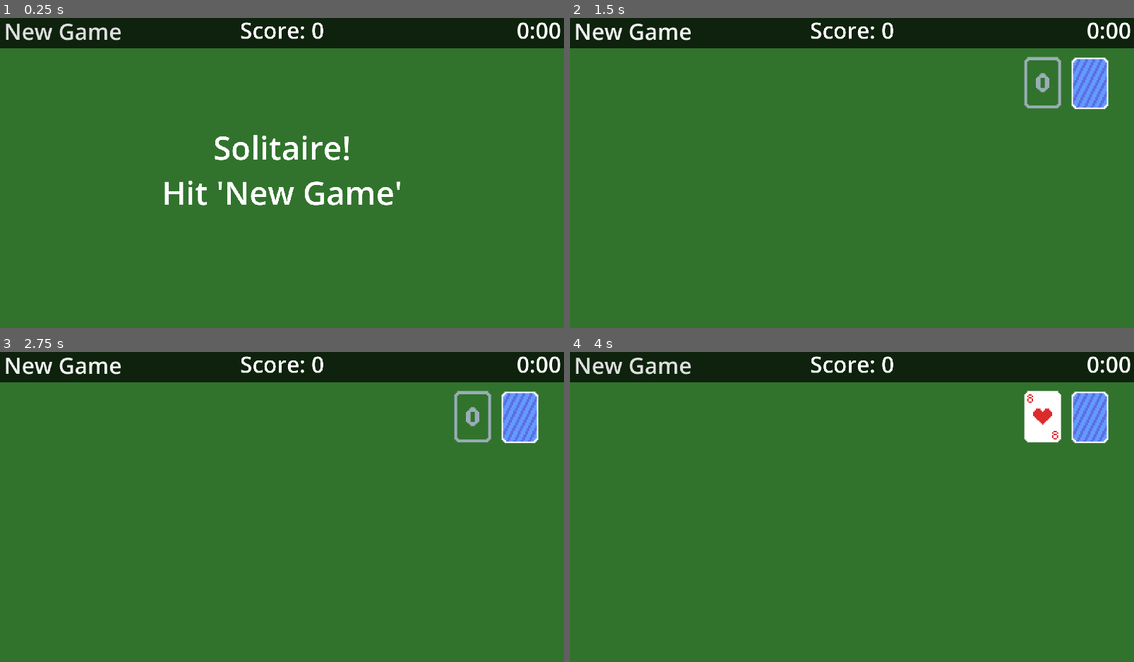
Above: before the commit, frames 1-4 (two rows, left to right).
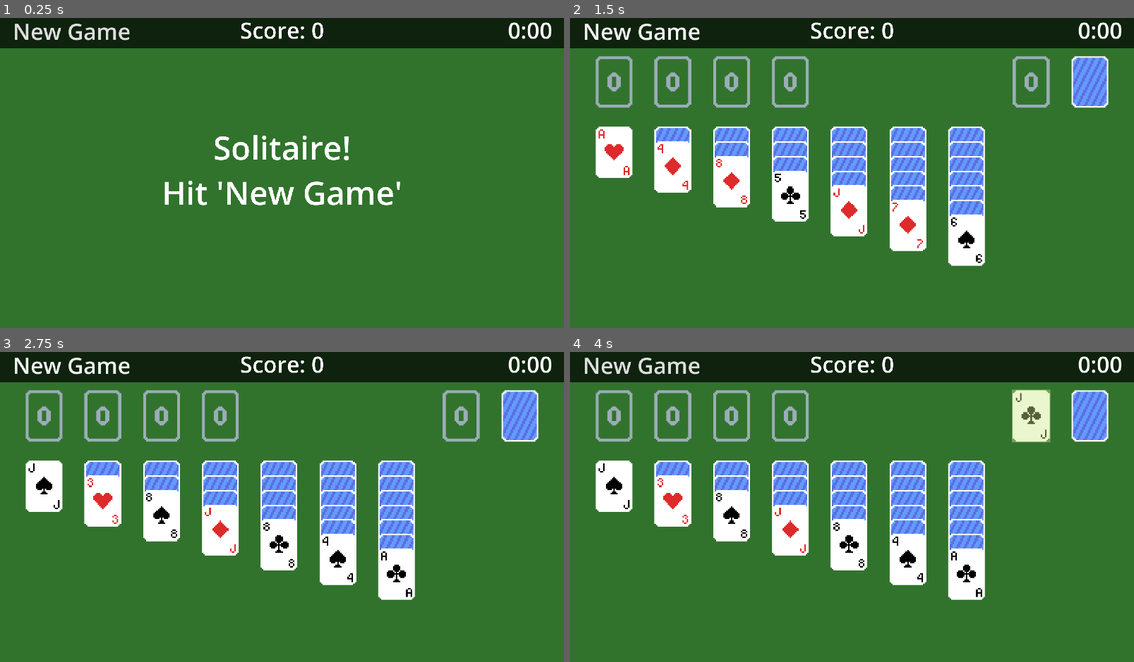
Above: after the commit, the same moments.

Repository: Pradoxzon/Solitaire
Game: Godot game, scene res://main.tscn
Same seed, same stepped clock (60 frames per second), same inputs: the game is played once before the commit and once after it.
Inputs (mouse positions are in pixels of both pictures, inside the frame that each line leads up to):
- Up to frame 1 (0.25 s): no input
- Up to frame 2 (1.5 s): click "New Game" at 0.5 s; click "New Game" at 1.25 s
- Up to frame 3 (2.75 s): click "New Game" at 2 s
- Up to frame 4 (4 s): tap Enter at 2.75 s; move the mouse to (1088, 417) at 2.77 s; press the mouse at (1088, 417) at 2.78 s; tap Space at 3.5 s; move the mouse to (1043, 417) at 3.52 s; release the mouse at (1043, 417) at 3.53 s; click (1043, 417) at 3.6 s

The runs differ from the first frame. In frame 1, 0.9% of the frame differs, in the area x 1-100%, y 1-8%; in frame 2, 18%; in frame 3, 18%; in frame 4, 18%, in the area x 1-100%, y 1-80%.

Commit message:
Base working version

Diff:
--- a/card.gd
+++ b/card.gd
@@ -9,6 +9,8 @@
 
 var front_texture: Texture2D
 var showing_front: bool = false
+var check_input: bool = false
+var mouse_inside: bool = false
 
 
 # Called when the node enters the scene tree for the first time.
@@ -17,6 +19,14 @@
 	$Front.texture = front_texture
 	$Front.visible = showing_front
 	$Back.visible = not showing_front
+	$SelectedIndicator.visible = false
+
+
+func _input(event: InputEvent) -> void:
+	if check_input and mouse_inside and event.is_action_pressed("click"):
+#		print("Card: ", self, " ate an input event")
+		card_clicked.emit(self)
+		get_viewport().set_input_as_handled()
 
 
 func get_card() -> Card:
@@ -35,6 +45,10 @@
 		flip()
 
 
+func checks_input(card_checks_input: bool) -> void:
+	check_input = card_checks_input
+
+
 func is_red() -> bool:
 	return suite in ["Diamonds", "Hearts"]
 
@@ -43,12 +57,25 @@
 	return suite in ["Clubs", "Spades"]
 
 
+func selected(is_selected: bool) -> void:
+	$SelectedIndicator.visible = is_selected
+
+
 func _to_string() -> String:
 	return suite + "-" + card_num
 
 
-func _on_input_event(_viewport, event, _shape_idx) -> void:
-	#print("Card: " + suite + "-" + card_num + " Encountered iput event: " + event.get_class())
-	if event.is_action_pressed("click"):
-		#print("Card: " + suite + "-" + card_num + " detected a click.")
-		card_clicked.emit(self)
+#func _on_input_event(_viewport, event, _shape_idx) -> void:
+#	#print("Card: " + suite + "-" + card_num + " Encountered iput event: " + event.get_class())
+#	if event.is_action_pressed("click"):
+#		print("Card: ", self, " detected a click.")
+#		card_clicked.emit(self)
+#		get_viewport().set_input_as_handled()
+
+
+func _on_mouse_entered() -> void:
+	mouse_inside = true
+
+
+func _on_mouse_exited() -> void:
+	mouse_inside = false
--- a/card.tscn
+++ b/card.tscn
@@ -21,4 +21,21 @@
 position = Vector2(-1.90735e-07, 2.28882e-06)
 shape = SubResource("RectangleShape2D_qdyao")
 
-[connection signal="input_event" from="." to="." method="_on_input_event"]
+[node name="SelectedIndicator" type="ColorRect" parent="."]
+visible = false
+anchors_preset = 8
+anchor_left = 0.5
+anchor_top = 0.5
+anchor_right = 0.5
+anchor_bottom = 0.5
+offset_left = -13.0
+offset_top = -18.0
+offset_right = 13.0
+offset_bottom = 18.0
+grow_horizontal = 2
+grow_vertical = 2
+size_flags_horizontal = 4
+color = Color(0.803922, 0.909804, 0.529412, 0.415686)
+
+[connection signal="mouse_entered" from="." to="." method="_on_mouse_entered"]
+[connection signal="mouse_exited" from="." to="." method="_on_mouse_exited"]
--- a/deck.gd
+++ b/deck.gd
@@ -22,7 +22,7 @@
 func create_cards() -> void:
 	for suite in CardSuites.Suites:
 		for card_num in CardSuites.CardNums:
-			var card = card_node.instantiate()
+			var card: Card = card_node.instantiate()
 			card.suite = suite
 			card.card_num = card_num
 			card.connect("card_clicked", _on_card_clicked)
@@ -42,7 +42,7 @@
 func shuffle() -> Array[Card]:
 	randomize()
 	var all_card_nodes = get_tree().get_nodes_in_group("cards")
-	var all_cards: Array[Card]
+	var all_cards: Array[Card] = []
 	for node in all_card_nodes:
 		all_cards.append(node.get_card())
 	all_cards.shuffle()
@@ -53,19 +53,24 @@
 	get_tree().call_group("cards", "reset_card")
 
 
-func display() -> void:
-	var x = 100
-	var y = 100
-	var row_count = 0
-	for card in shuffle():
-		card.position = Vector2(x, y)
-		x += 150
-		row_count += 1
-		if row_count >= 13:
-			x = 100
-			y += 200
-			row_count = 0
+func display_on_top(card: Card) -> void:
+	remove_child(card)
+	add_child(card)
 
 
-func _on_card_clicked(card) -> void:
+#func display() -> void:
+#	var x = 100
+#	var y = 100
+#	var row_count = 0
+#	for card in shuffle():
+#		card.position = Vector2(x, y)
+#		x += 150
+#		row_count += 1
+#		if row_count >= 13:
+#			x = 100
+#			y += 200
+#			row_count = 0
+
+
+func _on_card_clicked(card: Card) -> void:
 	card_clicked.emit(card)
--- /dev/null
+++ b/foundation.gd
@@ -0,0 +1,62 @@
+class_name Foundation
+extends Area2D
+
+
+signal foundation_clicked(foundation: Foundation)
+
+var cards: Array[Card] = []
+
+
+# Called when the node enters the scene tree for the first time.
+func _ready() -> void:
+	pass # Replace with function body.
+
+
+func reset_cards() -> void:
+	cards.clear()
+
+
+func try_add_card(card: Card) -> bool:
+	if not card.showing_front or is_full():
+#		print("Cant add to foundation :: ", card.showing_front, " :: ", is_full())
+		return false
+	if is_empty() and card.card_num == CardSuites.CardNums[0]:
+		cards.append(card)
+		card.position = get_global_pos()
+		card.move_to_front()
+		return true
+	elif not is_empty() and card.card_num == get_next_card_num() and card.suite == cards[0].suite:
+		cards[0].visible = false
+		cards.append(card)
+		card.position = get_global_pos()
+		card.move_to_front()
+		return true
+	print("Can't add to foundation :: card - ", card.to_string(), " :: next - ", get_next_card_num())
+	return false
+
+
+func is_empty() -> bool:
+	return cards.size() <= 0
+
+
+func is_full() -> bool:
+	return cards.size() == CardSuites.CardNums.size() and cards.back().card_num == CardSuites.CardNums.back()
+
+
+func get_next_card_num() -> String:
+	if is_empty():
+		return CardSuites.CardNums[0]
+	elif is_full():
+		return ""
+	else:
+		var current_index: int = CardSuites.CardNums.find(cards.back().card_num)
+		return CardSuites.CardNums[min(current_index + 1, CardSuites.CardNums.size() - 1)]
+
+
+func get_global_pos() -> Vector2:
+	return get_parent().position + self.position
+
+
+func _on_input_event(_viewport: Node, event: InputEvent, _shape_idx: int) -> void:
+	if event.is_action_pressed("click"):
+		foundation_clicked.emit(self)
--- /dev/null
+++ b/foundation.tscn
@@ -0,0 +1,20 @@
+[gd_scene load_steps=4 format=3 uid="uid://c4n7gt55mkvrv"]
+
+[ext_resource type="Script" path="res://foundation.gd" id="1_35tm6"]
+[ext_resource type="Texture2D" uid="uid://bcuf1lj8j5f0q" path="res://Art/CardOutline.png" id="1_l26a8"]
+
+[sub_resource type="RectangleShape2D" id="RectangleShape2D_jxlyi"]
+size = Vector2(25.2, 35.2)
+
+[node name="Foundation" type="Area2D"]
+scale = Vector2(5, 5)
+script = ExtResource("1_35tm6")
+
+[node name="CardOutline" type="Sprite2D" parent="."]
+texture = ExtResource("1_l26a8")
+
+[node name="Hitbox" type="CollisionShape2D" parent="."]
+position = Vector2(2.86102e-07, 2.28882e-06)
+shape = SubResource("RectangleShape2D_jxlyi")
+
+[connection signal="input_event" from="." to="." method="_on_input_event"]
--- a/main.gd
+++ b/main.gd
@@ -1,43 +1,143 @@
 extends Node
+
+
+@export var stock_pile: Stock
+@export var talon_pile: Talon
+@export var foundations: Array[Foundation]
+@export var tableau_piles: Array[TableauPile]
+
+var is_talon_selected: bool
+var selected_tableau: TableauPile = null
 
 
 # Called when the node enters the scene tree for the first time.
 func _ready():
-	$StockPile.visible = false
-	$TalonPile.visible = false
+	stock_pile.visible = false
+	talon_pile.visible = false
+	is_talon_selected = false
+	for f in foundations:
+		f.visible = false
+	for t in tableau_piles:
+		t.visible = false
+	$Title.text = "Solitaire!\nHit 'New Game'"
 
 
 func _on_new_game():
 	$Title.visible = false
-	$StockPile.visible = true
-	$TalonPile.visible = true
+	stock_pile.visible = true
+	stock_pile.reset_cards()
+	talon_pile.visible = true
+	for f in foundations:
+		f.visible = true
+		f.reset_cards()
+	for t in tableau_piles:
+		t.reset_cards()
 	$Deck.reset_cards()
 	$Deck.show_cards()
-	$StockPile.add_cards($Deck.shuffle())
+	var cards: Array[Card] = $Deck.shuffle()
+	for i in range(tableau_piles.size()):
+		for j in range(i, tableau_piles.size()):
+			tableau_piles[j].add_card(cards.pop_front())
+	for t in tableau_piles:
+		t.visible = true
+		t.show_last_card()
+	stock_pile.add_cards(cards)
 
 
-func _on_game_over():
+func game_over():
+	$Title.text = "Congratulations,\nYou Won!"
 	$Title.visible = true
-	$StockPile.visible = false
-	$TalonPile.visible = false
+	stock_pile.visible = false
+	talon_pile.visible = false
+	for f in foundations:
+		f.visible = false
+	for t in tableau_piles:
+		t.visible = false
 	$Deck.hide_cards()
 
 
-func _on_deck_card_clicked(card: Card):
-	pass
-#	card.flip()
-#	print(
-#		"Main :: Detected a card click :: ", card.suite, "-", card.card_num,
-#		" :: is red? ", card.is_red(), " :: is black? ", card.is_black(),
-#		" :: showing front? ", card.showing_front)
+func check_game_over():
+	for f in foundations:
+		if not f.is_full():
+			return
+	if not stock_pile.is_empty() and talon_pile.is_empty():
+		return
+	game_over()
+
+
+func reset_talon_selection() -> void:
+	is_talon_selected = false
+	talon_pile.show_selected_card(false)
+
+
+func reset_tableau_selection() -> void:
+	if selected_tableau != null:
+		selected_tableau.deselect_cards()
+		selected_tableau = null
 
 
 func _on_stock_pile_clicked() -> void:
-	if not $StockPile.is_empty():
-		$TalonPile.add_cards($StockPile.draw())
+	reset_talon_selection()
+	reset_tableau_selection()
+	if not stock_pile.is_empty():
+		talon_pile.add_cards(stock_pile.draw())
 	else:
-		$StockPile.add_cards($TalonPile.pop_all_cards())
+		stock_pile.add_cards(talon_pile.pop_all_cards())
 
 
 func _on_talon_pile_clicked() -> void:
-	print("Talon pile clicked.")
+	reset_tableau_selection()
+	if not talon_pile.is_empty():
+		is_talon_selected = true
+		talon_pile.show_selected_card(true)
+
+
+func _on_foundation_clicked(foundation: Foundation) -> void:
+	if not is_talon_selected and selected_tableau == null:
+		return
+	elif is_talon_selected:
+		reset_talon_selection()
+		if foundation.try_add_card(talon_pile.get_last_card()):
+			talon_pile.pop_last_card()
+			check_game_over()
+	elif selected_tableau != null and selected_tableau.is_back_card_selected():
+		var card: Card = selected_tableau.get_selected_cards()[0]
+		if foundation.try_add_card(card):
+			selected_tableau.pop_selected_cards(false)
+			check_game_over()
+	reset_tableau_selection()
+
+
+
+
+func _on_tableau_pile_clicked(tableau_pile: TableauPile) -> void:
+#	print("Tableau pile clicked :: ", tableau_pile.name, " :: ", tableau_pile.get_selected_cards(), " :: ", tableau_pile.is_back_card_selected())
+	var is_last_card: bool = tableau_pile.is_back_card_selected()
+	var has_selected_cards: bool = tableau_pile.has_selected_cards()
+	if is_talon_selected:
+		reset_talon_selection()
+		tableau_pile.deselect_cards()
+		if (is_last_card or tableau_pile.is_empty()) and tableau_pile.is_valid_next_card(talon_pile.get_last_card()):
+			tableau_pile.add_card(talon_pile.pop_last_card())
+	# X 1. No other selection, flipped card -> no new selection
+	# X 2. No other selection, clicked faceup cards -> new selection
+	# X 3. Other selection, flipped card -> reset selection, no new selection
+	# X 4. Other selection, clicked faceup cards -> check for move or replace selection
+	elif selected_tableau == tableau_pile:
+		reset_tableau_selection()
+	elif not has_selected_cards:
+		if tableau_pile.is_empty() and selected_tableau != null:
+			if tableau_pile.try_add_cards(selected_tableau.get_selected_cards()):
+				selected_tableau.pop_selected_cards()
+		reset_tableau_selection()
+	elif selected_tableau == null:
+		selected_tableau = tableau_pile
+	else:
+		if is_last_card:
+			if tableau_pile.try_add_cards(selected_tableau.get_selected_cards()):
+				selected_tableau.pop_selected_cards()
+			tableau_pile.deselect_cards()
+			reset_tableau_selection()
+		else:
+			reset_tableau_selection()
+			selected_tableau = tableau_pile
--- a/main.tscn
+++ b/main.tscn
@@ -1,13 +1,19 @@
-[gd_scene load_steps=6 format=3 uid="uid://dm2p853agkpxh"]
+[gd_scene load_steps=8 format=3 uid="uid://dm2p853agkpxh"]
 
 [ext_resource type="PackedScene" uid="uid://cgbhehwpcxcfx" path="res://deck.tscn" id="1_3v3g4"]
 [ext_resource type="Script" path="res://main.gd" id="1_b7o8u"]
 [ext_resource type="PackedScene" uid="uid://dexgfpust6fk2" path="res://ui_bar.tscn" id="3_o11lh"]
 [ext_resource type="PackedScene" uid="uid://joompju3oahk" path="res://stock.tscn" id="4_2bqdw"]
+[ext_resource type="PackedScene" uid="uid://bvadsgt3p5rtu" path="res://tableau_pile.tscn" id="5_a88v5"]
 [ext_resource type="PackedScene" uid="uid://bg7gduiapdtct" path="res://talon.tscn" id="5_mx2y0"]
+[ext_resource type="PackedScene" uid="uid://c4n7gt55mkvrv" path="res://foundation.tscn" id="6_rvnja"]
 
-[node name="Main" type="Node"]
+[node name="Main" type="Node" node_paths=PackedStringArray("stock_pile", "talon_pile", "foundations", "tableau_piles")]
 script = ExtResource("1_b7o8u")
+stock_pile = NodePath("Piles/StockPile")
+talon_pile = NodePath("Piles/TalonPile")
+foundations = [NodePath("Foundations/Foundation0"), NodePath("Foundations/Foundation1"), NodePath("Foundations/Foundation2"), NodePath("Foundations/Foundation3")]
+tableau_piles = [NodePath("Tableau/TableauPile0"), NodePath("Tableau/TableauPile1"), NodePath("Tableau/TableauPile2"), NodePath("Tableau/TableauPile3"), NodePath("Tableau/TableauPile4"), NodePath("Tableau/TableauPile5"), NodePath("Tableau/TableauPile6")]
 
 [node name="Background" type="ColorRect" parent="."]
 anchors_preset = 15
@@ -18,11 +24,50 @@
 mouse_filter = 2
 color = Color(0.192157, 0.45098, 0.176471, 1)
 
-[node name="StockPile" parent="." instance=ExtResource("4_2bqdw")]
-position = Vector2(1770, 245)
+[node name="Piles" type="Node2D" parent="."]
+position = Vector2(1770, 240)
 
-[node name="TalonPile" parent="." instance=ExtResource("5_mx2y0")]
-position = Vector2(1609, 243)
+[node name="StockPile" parent="Piles" instance=ExtResource("4_2bqdw")]
+
+[node name="TalonPile" parent="Piles" instance=ExtResource("5_mx2y0")]
+position = Vector2(-200, 0)
+
+[node name="Foundations" type="Node2D" parent="."]
+position = Vector2(150, 240)
+
+[node name="Foundation0" parent="Foundations" instance=ExtResource("6_rvnja")]
+
+[node name="Foundation1" parent="Foundations" instance=ExtResource("6_rvnja")]
+position = Vector2(200, 0)
+
+[node name="Foundation2" parent="Foundations" instance=ExtResource("6_rvnja")]
+position = Vector2(400, 0)
+
+[node name="Foundation3" parent="Foundations" instance=ExtResource("6_rvnja")]
+position = Vector2(600, 0)
+
+[node name="Tableau" type="Node2D" parent="."]
+position = Vector2(150, 480)
+
+[node name="TableauPile0" parent="Tableau" instance=ExtResource("5_a88v5")]
+
+[node name="TableauPile1" parent="Tableau" instance=ExtResource("5_a88v5")]
+position = Vector2(200, 0)
+
+[node name="TableauPile2" parent="Tableau" instance=ExtResource("5_a88v5")]
+position = Vector2(400, 0)
+
+[node name="TableauPile3" parent="Tableau" instance=ExtResource("5_a88v5")]
+position = Vector2(600, 0)
+
+[node name="TableauPile4" parent="Tableau" instance=ExtResource("5_a88v5")]
+position = Vector2(800, 0)
+
+[node name="TableauPile5" parent="Tableau" instance=ExtResource("5_a88v5")]
+position = Vector2(1000, 0)
+
+[node name="TableauPile6" parent="Tableau" instance=ExtResource("5_a88v5")]
+position = Vector2(1200, 0)
 
 [node name="Deck" parent="." instance=ExtResource("1_3v3g4")]
 
@@ -46,7 +91,17 @@
 horizontal_alignment = 1
 vertical_alignment = 1
 
-[connection signal="stock_clicked" from="StockPile" to="." method="_on_stock_pile_clicked"]
-[connection signal="talon_clicked" from="TalonPile" to="." method="_on_talon_pile_clicked"]
-[connection signal="card_clicked" from="Deck" to="." method="_on_deck_card_clicked"]
+[connection signal="stock_clicked" from="Piles/StockPile" to="." method="_on_stock_pile_clicked"]
+[connection signal="talon_clicked" from="Piles/TalonPile" to="." method="_on_talon_pile_clicked"]
+[connection signal="foundation_clicked" from="Foundations/Foundation0" to="." method="_on_foundation_clicked"]
+[connection signal="foundation_clicked" from="Foundations/Foundation1" to="." method="_on_foundation_clicked"]
+[connection signal="foundation_clicked" from="Foundations/Foundation2" to="." method="_on_foundation_clicked"]
+[connection signal="foundation_clicked" from="Foundations/Foundation3" to="." method="_on_foundation_clicked"]
+[connection signal="tableau_pile_clicked" from="Tableau/TableauPile0" to="." method="_on_tableau_pile_clicked"]
+[connection signal="tableau_pile_clicked" from="Tableau/TableauPile1" to="." method="_on_tableau_pile_clicked"]
+[connection signal="tableau_pile_clicked" from="Tableau/TableauPile2" to="." method="_on_tableau_pile_clicked"]
+[connection signal="tableau_pile_clicked" from="Tableau/TableauPile3" to="." method="_on_tableau_pile_clicked"]
+[connection signal="tableau_pile_clicked" from="Tableau/TableauPile4" to="." method="_on_tableau_pile_clicked"]
+[connection signal="tableau_pile_clicked" from="Tableau/TableauPile5" to="." method="_on_tableau_pile_clicked"]
+[connection signal="tableau_pile_clicked" from="Tableau/TableauPile6" to="." method="_on_tableau_pile_clicked"]
 [connection signal="new_game" from="UiBar" to="." method="_on_new_game"]
--- a/stock.gd
+++ b/stock.gd
@@ -12,10 +12,14 @@
 	pass # Replace with function body.
 
 
+func reset_cards() -> void:
+	cards.clear()
+
+
 func add_cards(cards_to_add: Array[Card]) -> void:
 #	print("Stock :: Adding ", cards_to_add.size(), " cards to pile.")
 	for card in cards_to_add:
-		card.position = self.position
+		card.position = get_global_pos()
 		card.visible = true
 		if card.showing_front:
 			card.flip()
@@ -27,12 +31,16 @@
 
 
 func draw(amount: int = 1) -> Array[Card]:
-	var drawn_cards: Array[Card]
+	var drawn_cards: Array[Card] = []
 	for i in range(min(amount, cards.size())):
 		drawn_cards.append(cards.pop_front())
 	return drawn_cards
 
 
+func get_global_pos() -> Vector2:
+	return get_parent().position + self.position
+
+
 func _on_input_event(_viewport: Node, event: InputEvent, _shape_idx: int) -> void:
 	if event.is_action_pressed("click"):
 		stock_clicked.emit()
--- /dev/null
+++ b/tableau_pile.gd
@@ -0,0 +1,118 @@
+class_name TableauPile
+extends Area2D
+
+
+signal tableau_pile_clicked(tableau_pile: TableauPile)
+
+var cards: Array[Card] = []
+var selected_cards: Array[Card] = []
+
+
+# Called when the node enters the scene tree for the first time.
+func _ready() -> void:
+	pass # Replace with function body.
+
+
+func reset_cards() -> void:
+	for c in cards:
+		c.disconnect("card_clicked", _on_card_clicked)
+		c.selected(false)
+		c.checks_input(false)
+	cards.clear()
+
+
+func add_card(card: Card) -> void:
+	var pos: Vector2 = get_global_pos() + Vector2(0, 50 * cards.size())
+	card.position = pos
+	cards.append(card)
+	card.move_to_front()
+	card.connect("card_clicked", _on_card_clicked)
+	card.checks_input(true)
+
+
+func try_add_cards(new_cards: Array[Card]) -> bool:
+	if new_cards.size() == 0:
+		return false
+	if not is_valid_next_card(new_cards[0]):
+		return false
+	for card in new_cards:
+		add_card(card)
+	return true
+
+
+func show_last_card() -> void:
+	var card: Card = cards.back()
+	if not card.showing_front:
+		card.flip()
+
+
+func is_valid_next_card(card: Card) -> bool:
+	return card.card_num == next_card_num() and (cards.is_empty() or are_opposite_suites(card, cards.back()))
+
+
+func are_opposite_suites(card1: Card, card2: Card) -> bool:
+	return (card1.is_black() and card2.is_red()) or (card1.is_red() and card2.is_black())
+
+
+func next_card_num() -> String:
+	if cards.is_empty():
+		return CardSuites.CardNums.back()
+	var top_card_num_index: int = CardSuites.CardNums.find(cards.back().card_num)
+	return CardSuites.CardNums[max(1, top_card_num_index - 1)]
+
+
+func is_empty() -> bool:
+	return cards.size() == 0
+
+
+func get_global_pos() -> Vector2:
+	return get_parent().position + self.position
+
+
+func get_selected_cards() -> Array[Card]:
+	return selected_cards
+
+
+func pop_selected_cards(cards_check_input: bool = true) -> Array[Card]:
+	var popped_cards: Array[Card] = selected_cards.duplicate(true)
+	for c in popped_cards:
+		c.selected(false)
+		c.checks_input(cards_check_input)
+		c.disconnect("card_clicked", _on_card_clicked)
+		cards.remove_at(cards.find(c))
+	deselect_cards()
+	return popped_cards
+
+
+func has_selected_cards() -> bool:
+	return selected_cards.size() > 0
+
+
+func is_back_card_selected() -> bool:
+	if selected_cards.size() != 1:
+		return false
+	else:
+		return selected_cards[0] == cards.back()
+
+
+func deselect_cards() -> void:
+	for c in selected_cards:
+		c.selected(false)
+	selected_cards.clear()
+
+
+func _on_card_clicked(card: Card) -> void:
+	deselect_cards()
+	if not card.showing_front and card == cards.back():
+		card.flip()
+		tableau_pile_clicked.emit(self)
+	elif card.showing_front:
+		selected_cards = cards.slice(cards.find(card))
+		for c in selected_cards:
+			c.selected(true)
+		tableau_pile_clicked.emit(self)
+
+
+func _on_input_event(viewport: Node, event: InputEvent, shape_idx: int) -> void:
+	if event.is_action_pressed("click"):
+		tableau_pile_clicked.emit(self)
--- /dev/null
+++ b/tableau_pile.tscn
@@ -0,0 +1,20 @@
+[gd_scene load_steps=4 format=3 uid="uid://bvadsgt3p5rtu"]
+
+[ext_resource type="Texture2D" uid="uid://bcuf1lj8j5f0q" path="res://Art/CardOutline.png" id="1_s5skg"]
+[ext_resource type="Script" path="res://tableau_pile.gd" id="1_uiijh"]
+
+[sub_resource type="RectangleShape2D" id="RectangleShape2D_7fdgy"]
+size = Vector2(25.2, 35.2)
+
+[node name="TableauPile" type="Area2D"]
+scale = Vector2(5, 5)
+script = ExtResource("1_uiijh")
+
+[node name="Sprite2D" type="Sprite2D" parent="."]
+texture = ExtResource("1_s5skg")
+
+[node name="CollisionShape2D" type="CollisionShape2D" parent="."]
+position = Vector2(1.90735e-07, 2.28882e-06)
+shape = SubResource("RectangleShape2D_7fdgy")
+
+[connection signal="input_event" from="." to="." method="_on_input_event"]
--- a/talon.gd
+++ b/talon.gd
@@ -17,7 +17,7 @@
 	if cards.size() > 0:
 		cards.back().visible = false
 	for card in cards_to_add:
-		card.position = self.position
+		card.position = get_global_pos()
 		card.visible = false
 		if not card.showing_front:
 			card.flip()
@@ -35,7 +35,11 @@
 
 
 func pop_last_card() -> Card:
-	return cards.pop_back()
+	var card: Card = cards.pop_back()
+	card.selected(false)
+	if cards.size() > 0:
+		cards.back().visible = true
+	return card
 
 
 func pop_all_cards() -> Array[Card]:
@@ -44,6 +48,15 @@
 	return all_cards
 
 
+func show_selected_card(is_selected: bool) -> void:
+	if not cards.is_empty():
+		cards.back().selected(is_selected)
+
+
+func get_global_pos() -> Vector2:
+	return get_parent().position + self.position
+
+
 func _on_input_event(_viewport: Node, event: InputEvent, _shape_idx: int) -> void:
 	if event.is_action_pressed("click"):
 		talon_clicked.emit()
--- a/ui_bar.tscn
+++ b/ui_bar.tscn
@@ -13,9 +13,9 @@
 color = Color(0, 0, 0, 0.705882)
 
 [node name="NewGameButton" type="Button" parent="."]
-offset_left = 10.0
+offset_left = 40.0
 offset_top = 10.0
-offset_right = 420.0
+offset_right = 450.0
 offset_bottom = 123.0
 grow_vertical = 0
 focus_mode = 0
@@ -40,9 +40,9 @@
 anchors_preset = 1
 anchor_left = 1.0
 anchor_right = 1.0
-offset_left = -160.0
+offset_left = -190.0
 offset_top = 10.0
-offset_right = -10.0
+offset_right = -40.0
 offset_bottom = 118.0
 grow_horizontal = 0
 theme_override_font_sizes/font_size = 76
